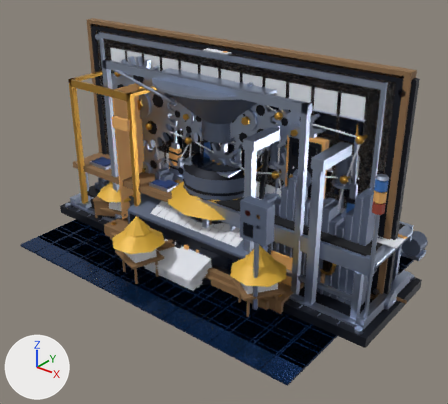
Two versions of the Blender file blender/scenes.blend, one commit apart.
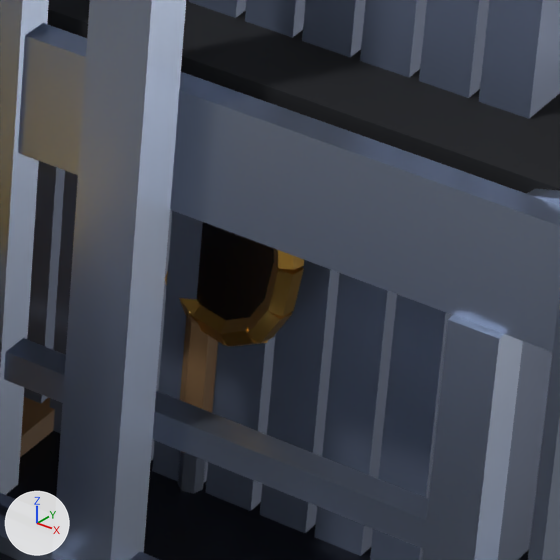
The first picture shows the older version from a camera (50 mm lens) standing at (1.92, -2.38, 1.76) and looking at (0.06, -0.06, 0.32). The close-ups show the older and then the newer version on the part from 66% to 82% of the width and 57% to 75% of the height of that picture. Only the edits that show in the close-ups are written down. Lighting does not change. The marker at lower left points along +X, +Y and +Z.

Script lines for the objects in view, before the commit:
```python
me_kb_lens = bpy.data.meshes.new('kb.lens')
me_kb_lens.from_pydata(...)  # 236 vertices, 154 faces; spans x -0.094..0.094, y -0.011..0.011, z -0.08..0.194
# faces by material slot: [128, 8, 18]
me_kb_lens.materials.append(mat_brass)  # orange #d9a54a
me_kb_lens.materials.append(mat_wood)  # brown #8b6a47
me_kb_lens.materials.append(mat_glass)  # black #0e1524
me_kb_tool_2 = bpy.data.meshes.new('kb.tool.2')
me_kb_tool_2.from_pydata(...)  # a box spanning x -0.07..0.07, y -0.05..0.05, z 0.0..0.025, material slot 0; a 6-sided cylinder along z spanning x -0.008..0.008, y -0.008..0.008, z 0.025..0.16, material slot 1
me_kb_tool_2.materials.append(mat_dark)  # black #1a1e29
me_kb_tool_2.materials.append(mat_steel)  # blue #aab6cc
me_line_conveyor = bpy.data.meshes.new('line.conveyor')
me_line_conveyor.from_pydata(...)  # 272 vertices, 167 faces; spans x -0.007..1.05, y -0.216..0.3, z 0.05..0.384
me_line_conveyor.polygons.foreach_set('use_smooth', [True] * 167)
# faces by material slot: [73, 10, 84]
me_line_conveyor.materials.append(mat_steel)  # blue #aab6cc
me_line_conveyor.materials.append(mat_rubber)  # black #14161b
me_line_conveyor.materials.append(mat_grey)  # greyish blue #6b7790
ob_kb_lens = bpy.data.objects.new('kb.lens', me_kb_lens)
ob_kb_lens.location = (0.72, -0.12, 0.16)
ob_kb_lens.rotation_euler = (0.0, 0.0, -0.5)  # degrees (0, 0, -29)
ob_kb_tool_2 = bpy.data.objects.new('kb.tool.2', me_kb_tool_2)
ob_kb_tool_2.location = (0.72, -0.12, 0.0)
ob_kb_tool_2.rotation_euler = (0.0, 0.0, -0.5)  # degrees (0, 0, -29)
ob_line_conveyor = bpy.data.objects.new('line.conveyor', me_line_conveyor)
ob_line_conveyor.location = (0.0, 0.0, 0.0)
# also in view: 'qb.bar.42' at (0.71, 0.0, 0.27); 'qb.bar.39' at (0.59, 0.0, 0.27); 'qb.bar.45' at (0.82, 0.0, 0.28); 'qb.bar.46' at (0.86, 0.0, 0.32); 'line.gantry.1' at (0.73, 0.0, 0.42)
```
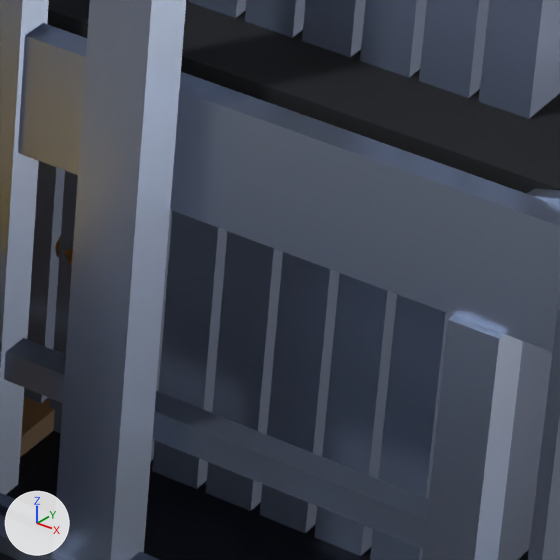
Where the newer file only moved an object's origin or applied its transform, the numbers keep the older frame.

What differs and where, as boxes (x1, y1, x2, y2) in the close-ups (560 x 560 px):
'kb.lens', moved (mostly hidden afterwards): before (165, 222, 304, 453); after (55, 236, 73, 266)
'kb.tool.2', moved (not visible afterwards): before (178, 451, 205, 494)

Diff of the bpy script that builds the scene:
```diff
--- a/blender/scenes.blend.py
+++ b/blender/scenes.blend.py
@@ ob_kb_tool_2 @@
 ob_kb_tool_2 = bpy.data.objects.new('kb.tool.2', me_kb_tool_2)
-ob_kb_tool_2.location = (0.72, -0.12, 0.0)
+ob_kb_tool_2.location = (0.6, -0.1, 0.0)
 ob_kb_tool_2.rotation_euler = (0.0, 0.0, -0.5)  # degrees (0, 0, -29)
@@ ob_kb_lens @@
 ob_kb_lens = bpy.data.objects.new('kb.lens', me_kb_lens)
-ob_kb_lens.location = (0.72, -0.12, 0.16)
+ob_kb_lens.location = (0.6, -0.1, 0.16)
 ob_kb_lens.rotation_euler = (0.0, 0.0, -0.5)  # degrees (0, 0, -29)
```
